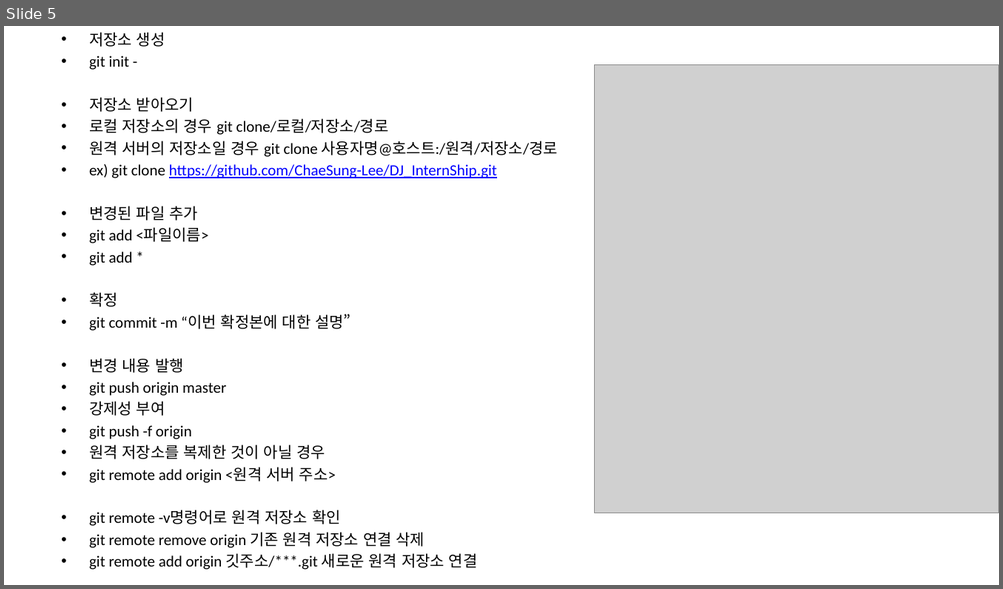
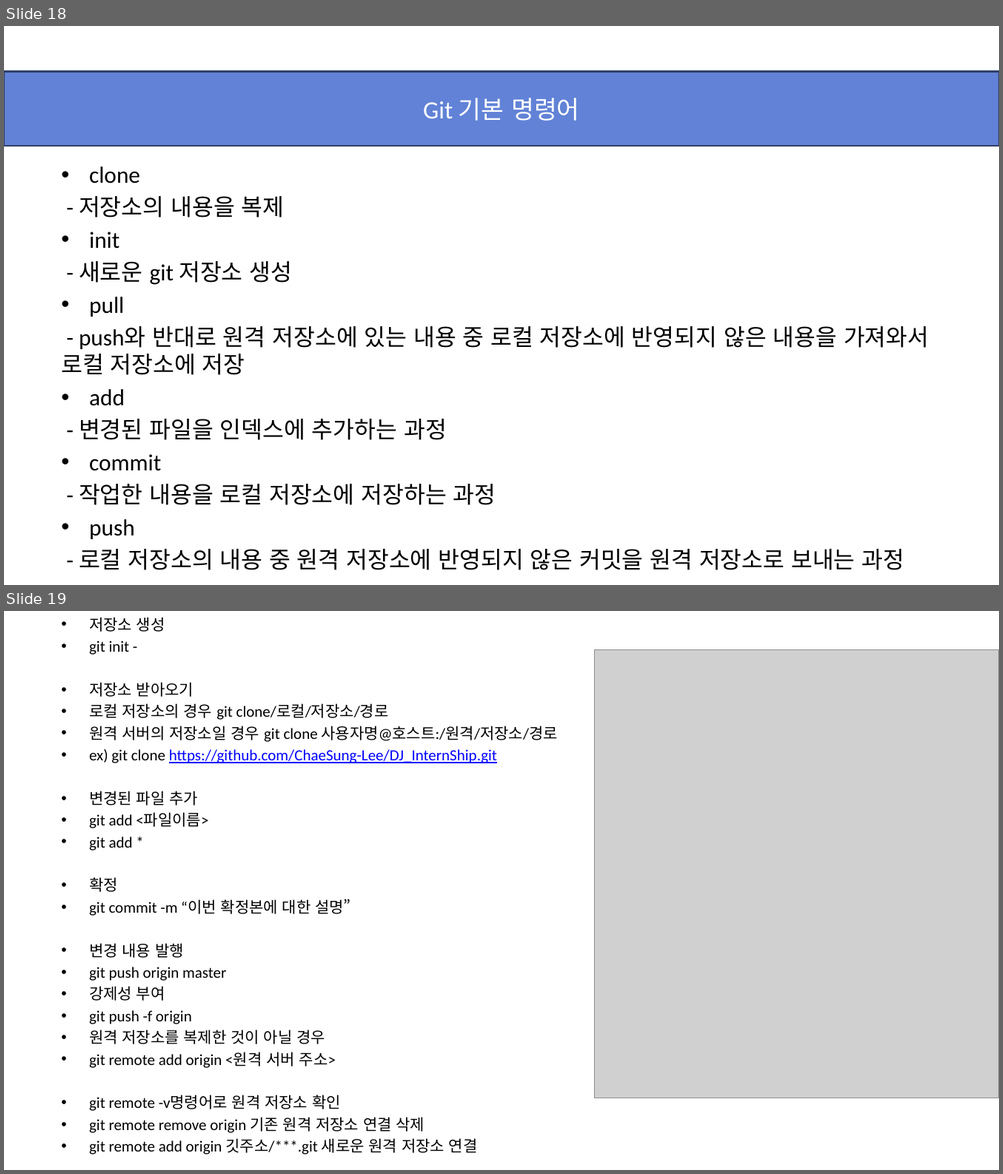
Before and after one commit to ChaeSung-Lee/DJ_InternShip, a slide deck: 2021_Summer/jp.hong/Git_Manual.pptx. Shown one above the other, each under a label of ours: slide 5 before the commit, slides 18 and 19 after it. The pictures are 1003x589 and 1003x1174 pixels, drawn with LibreOffice and Linux fonts; fonts in the diff are those of the drawing; grey boxes stand for pictures. Boxes give left, top, right and bottom in pixels: in the first picture for what was removed or moved away, otherwise in the second. Text is boxed around its words. In the diff, an @@ line names an element or a change of style, - is before the commit and + after.

```diff
--- a/2021_Summer/jp.hong/Git_Manual.pptx
+++ b/2021_Summer/jp.hong/Git_Manual.pptx
@@ slide 18 added at (x1=4, y1=26, x2=999, y2=585), background #FFFFFF @@
@@ rectangle added at (x1=4, y1=72, x2=999, y2=146), fill #6182D6, outline #30416A 1.5 pt, 24 pt, text #FFFFFF @@
+Git 기본 명령어
@@ text added at (x1=61, y1=167, x2=928, y2=571), 22.4 pt, text #000000 @@
+• clone
+- 저장소의 내용을 복제
+• init
+- 새로운 git 저장소 생성
+• pull
+- push와 반대로 원격 저장소에 있는 내용 중 로컬 저장소에 반영되지 않은 내용을 가져와서 로컬 저장소에 저장
+• add
+- 변경된 파일을 인덱스에 추가하는 과정
+• commit
+- 작업한 내용을 로컬 저장소에 저장하는 과정
+• push
+- 로컬 저장소의 내용 중 원격 저장소에 반영되지 않은 커밋을 원격 저장소로 보내는 과정
@@ what was slide 5 is now slide 19 @@
```
Also in this commit, not shown: 5 slides changed, 13 other slides added, 3 other files.
